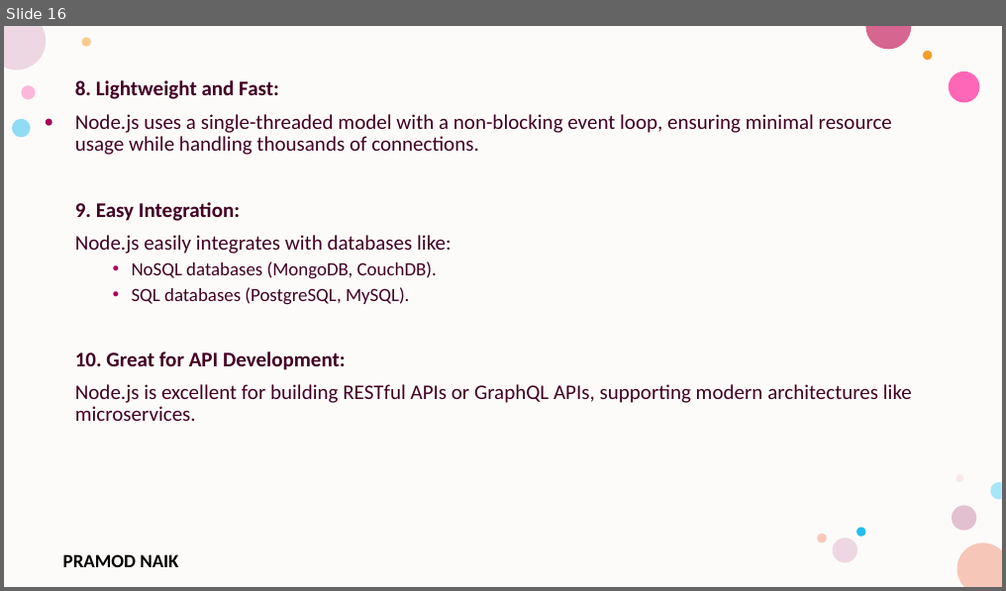
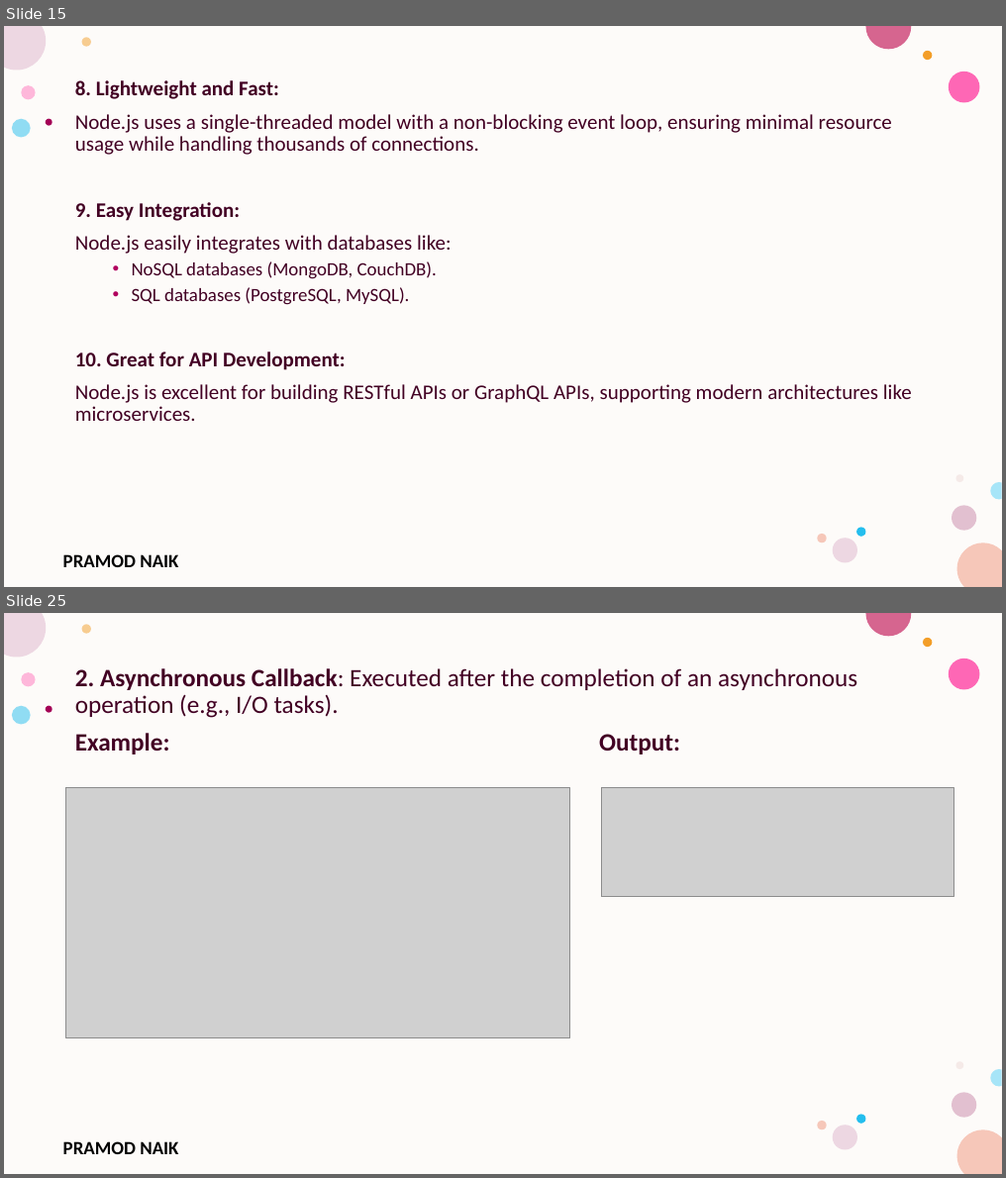
Before and after one commit to PRAMOD-VISHNU-NAIK/MCA-3rd-Sem-Srinivas-College, a slide deck: Theory CLass Notes/Module-1.pptx. Shown one above the other, each under a label of ours: slide 16 before the commit, slides 15 and 25 after it; the slides between them are not shown. The pictures are 1006x591 and 1006x1178 pixels, drawn with LibreOffice and Linux fonts; fonts in the diff are those of the drawing; grey boxes stand for pictures; background and template pictures are left out. Boxes give left, top, right and bottom in pixels: in the first picture for what was removed or moved away, otherwise in the second. Text is boxed around its words. In the diff, an @@ line names an element or a change of style, - is before the commit and + after.

```diff
--- a/Theory CLass Notes/Module-1.pptx
+++ b/Theory CLass Notes/Module-1.pptx
@@ slide 25 added at <box>4,613,1002,1174</box>, background #FFFFFF; not listed: 17 template elements that a slide beside it also shows @@
@@ text added at <box>75,668,857,755</box>, 24 pt, text #420023 @@
+2. Asynchronous Callback: Executed after the completion of an asynchronous operation (e.g., I/O tasks).
+Example: Output:
@@ picture added at <box>66,788,570,1039</box> @@
@@ picture added at <box>601,788,954,897</box> @@
@@ what was slide 16 is now slide 15 @@
```
Also in this commit, not shown: 41 other slides added, 6 slides removed, 1 other file.
